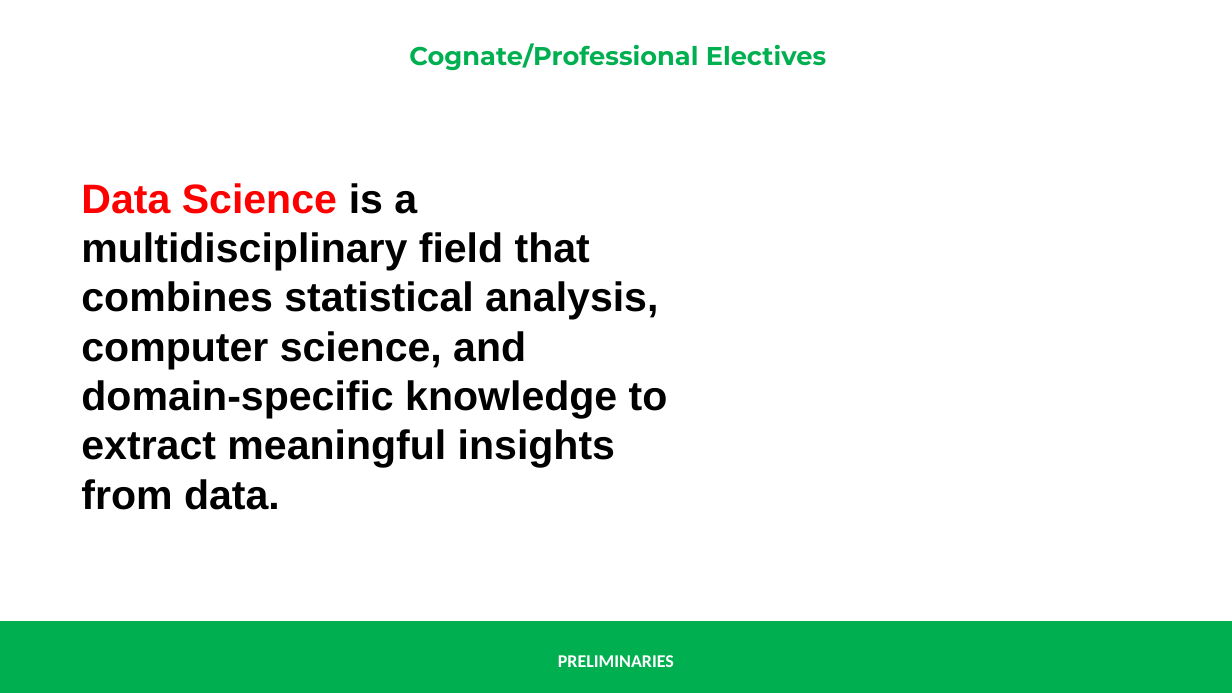
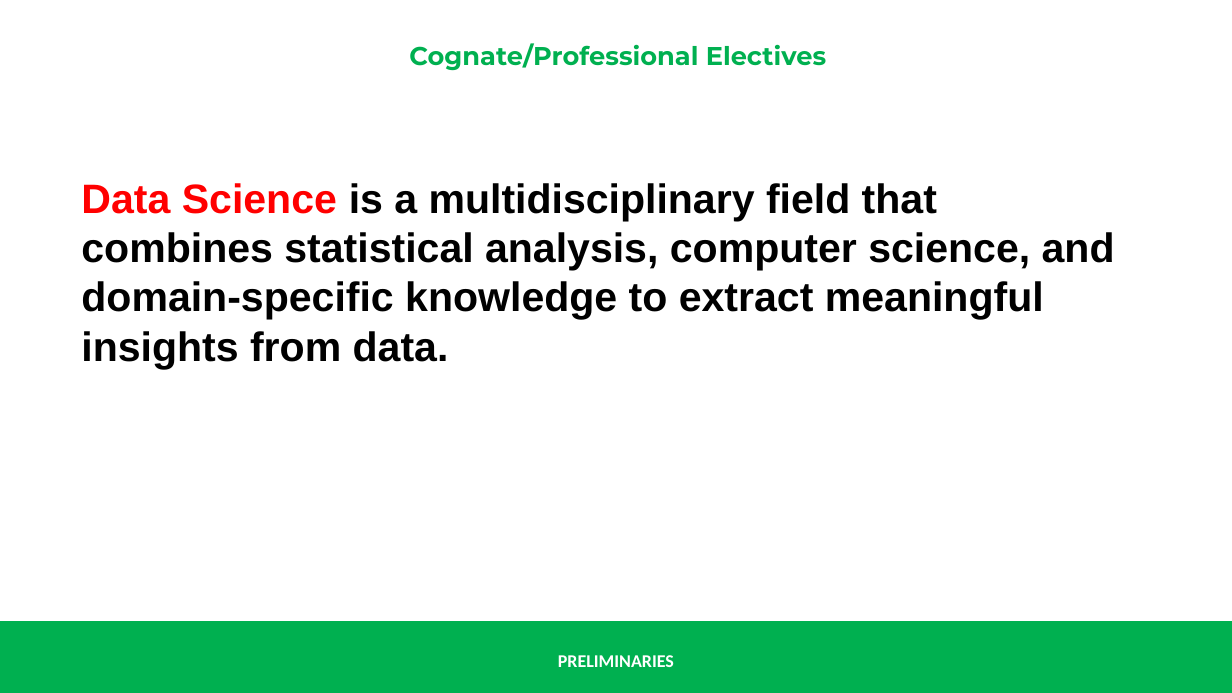
Before and after one commit to renatomaaliw3/public_files, a slide deck: slide 12 of CPE Electives (1 - 3)/01. Lectures Notebook/00. Presentations & Text Books/01. Electives 1 to 3/00. Preliminaries.pptx (slide 2 before the commit). Drawn at 1232x693 pixels with LibreOffice and Linux fonts; fonts in the diff are those of the drawing. Boxes give left, top, right and bottom in pixels: in the first picture for what was removed or moved away, otherwise in the second. Text is boxed around its words. In the diff, an @@ line names an element or a change of style, - is before the commit and + after.

```diff
--- a/CPE Electives (1 - 3)/01. Lectures Notebook/00. Presentations & Text Books/01. Electives 1 to 3/00. Preliminaries.pptx
+++ b/CPE Electives (1 - 3)/01. Lectures Notebook/00. Presentations & Text Books/01. Electives 1 to 3/00. Preliminaries.pptx
@@ text "Data Science is a multidisciplinary ..." rewrapped from <box>81,183,668,510</box> to <box>81,183,1115,369</box> @@
```
Also in this commit, not shown: 2 other slides changed, 10 slides added, 1 other file.
